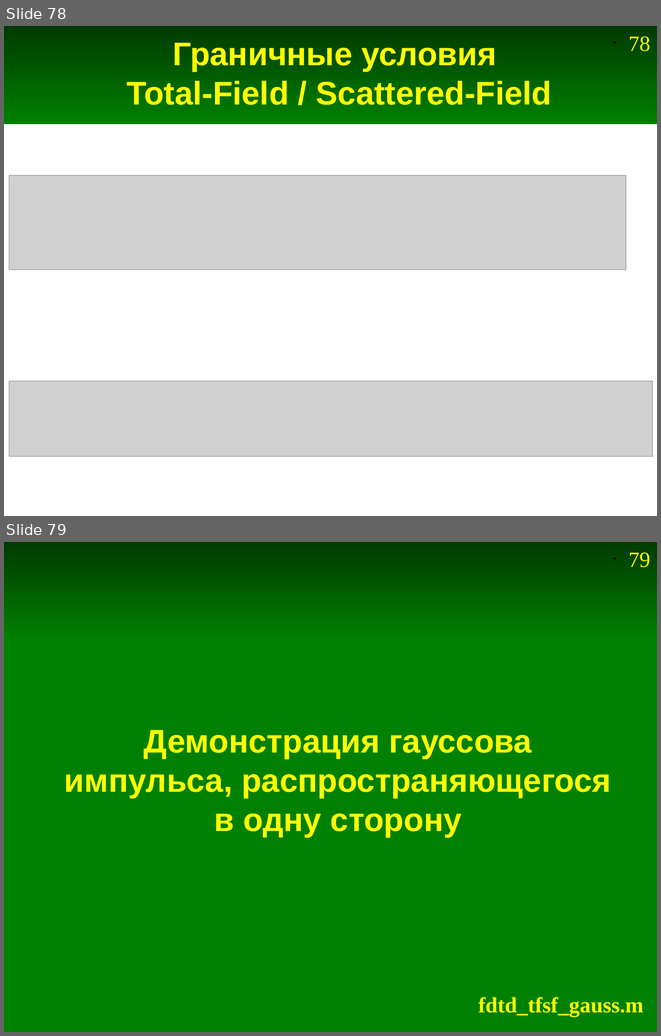
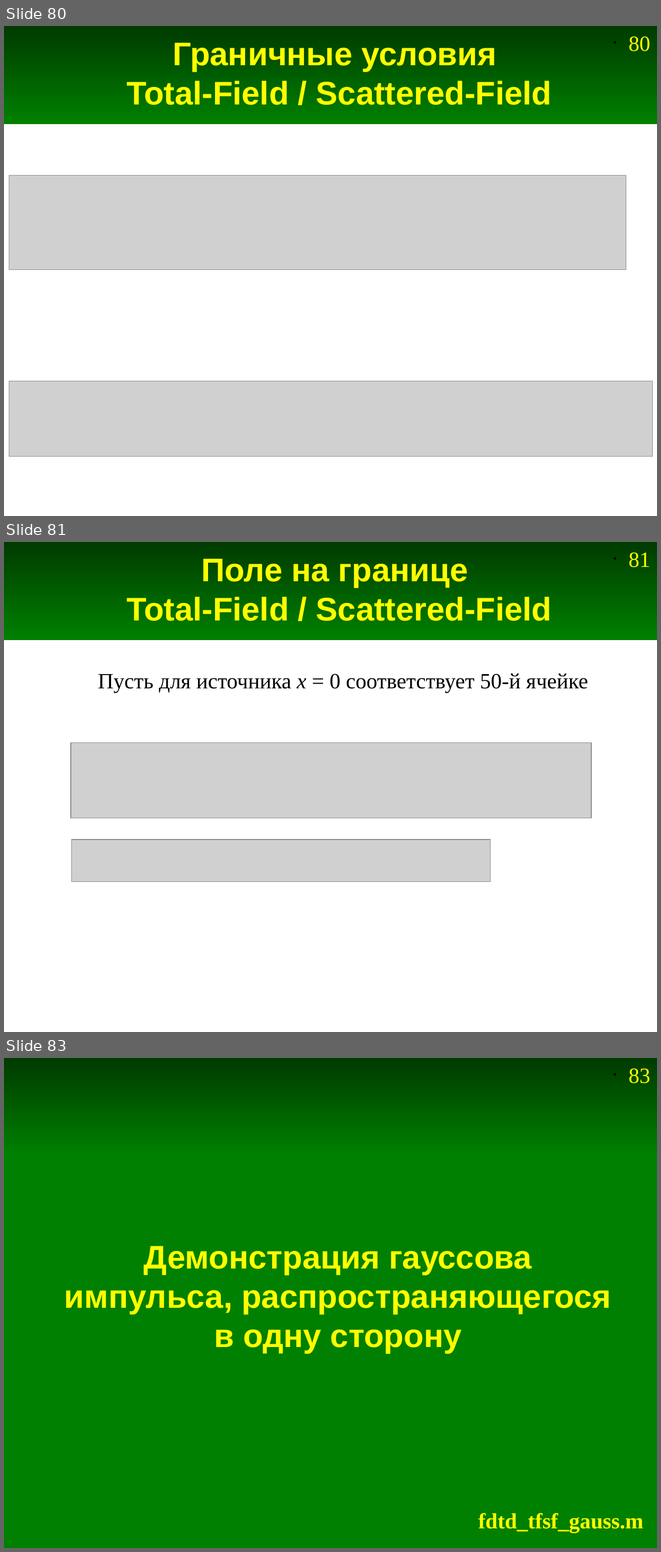
Before and after one commit to andris0147sv/modelling, a slide deck: presentations/2. FDTD.odp. Shown one above the other, each under a label of ours: slides 78 and 79 before the commit, slides 80, 81 and 83 after it; the slides between them are not shown. The pictures are 661x1036 and 661x1552 pixels, drawn with LibreOffice and Linux fonts; fonts in the diff are those of the drawing; grey boxes stand for pictures. Boxes give left, top, right and bottom in pixels: in the first picture for what was removed or moved away, otherwise in the second. Text is boxed around its words. In the diff, an @@ line names an element or a change of style, - is before the commit and + after.

```diff
--- a/presentations/2. FDTD.odp
+++ b/presentations/2. FDTD.odp
@@ slide 81 added at [4, 542, 657, 1032], background #FFFFFF; not listed: 2 template elements that a slide beside it also shows @@
@@ title added at [126, 558, 552, 621], 36 pt, text #FFFF00, bold @@
+Поле на границе
+Total-Field / Scattered-Field
@@ text added at [98, 673, 588, 693], 24 pt, text #000000 @@
+Пусть для источника x = 0 соответствует 50-й ячейке
@@ picture added at [71, 742, 591, 818] @@
@@ picture added at [71, 839, 490, 881] @@
@@ what was slide 78 is now slide 80 @@
@@ page number at [628, 36, 650, 51]: text changed @@
-• 78
+• 80
@@ what was slide 79 is now slide 83 @@
@@ page number at [628, 1068, 650, 1083]: text changed @@
-• 79
+• 83
```
Also in this commit, not shown: 11 slides changed, 5 other slides added, 1 slide removed, 5 other files.
